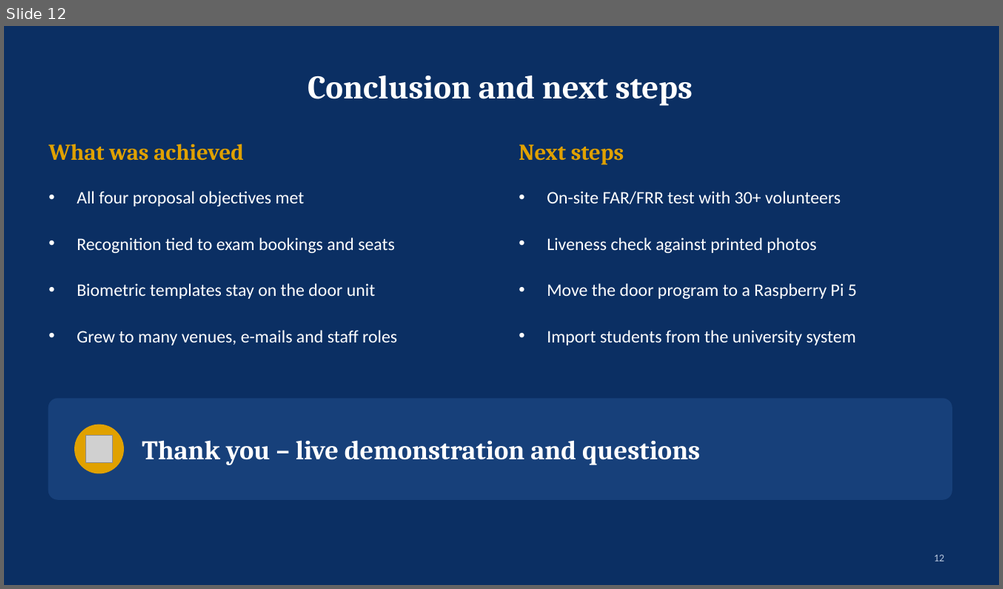
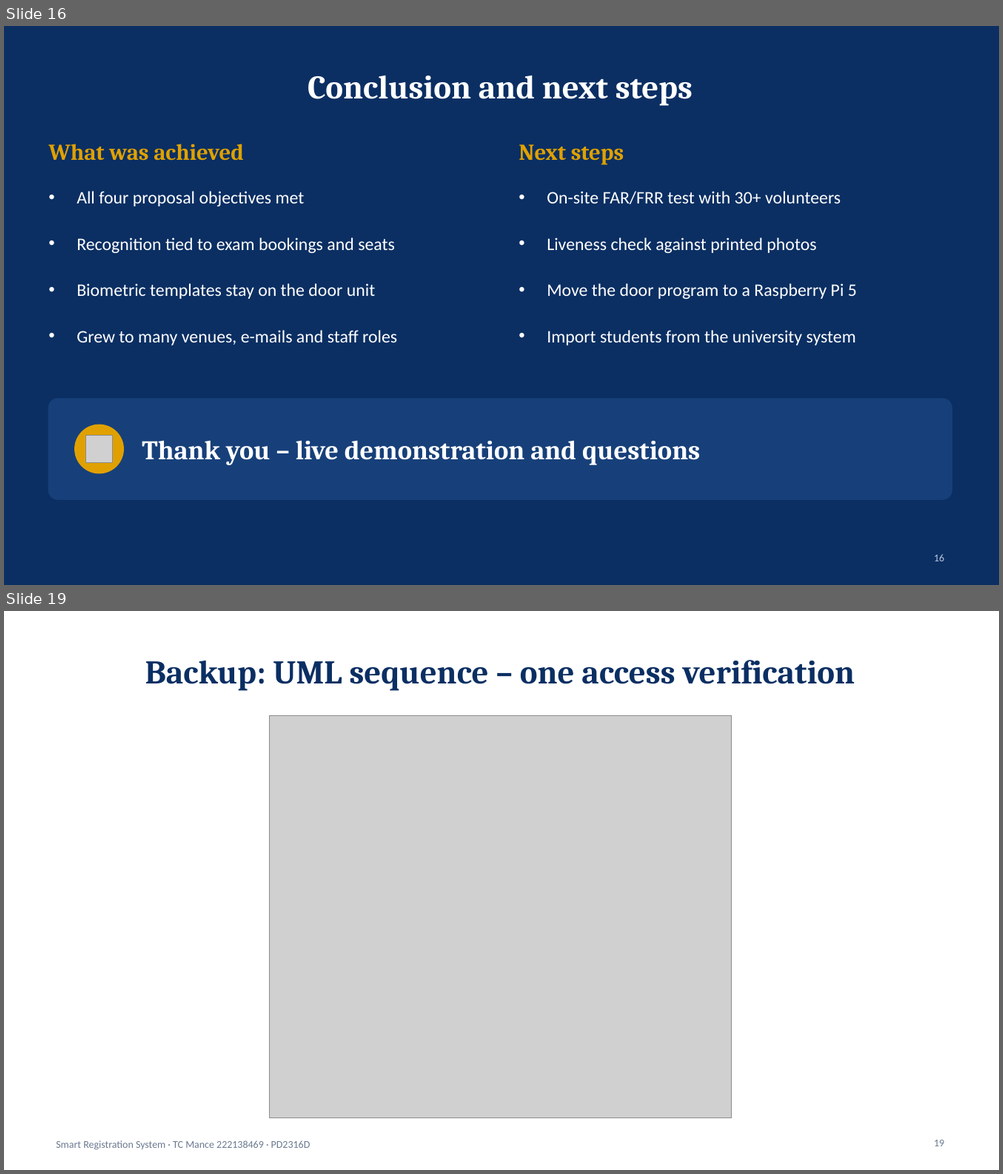
Before and after one commit to TebogoClifford/Smart_Registration_System, a slide deck: docs_out/SRS_Presentation_TC_Mance.pptx. Shown one above the other, each under a label of ours: slide 12 before the commit, slides 16 and 19 after it; the slides between them are not shown. The pictures are 1003x589 and 1003x1174 pixels, drawn with LibreOffice and Linux fonts; fonts in the diff are those of the drawing; grey boxes stand for pictures. Boxes give left, top, right and bottom in pixels: in the first picture for what was removed or moved away, otherwise in the second. Text is boxed around its words. In the diff, an @@ line names an element or a change of style, - is before the commit and + after.

```diff
--- a/docs_out/SRS_Presentation_TC_Mance.pptx
+++ b/docs_out/SRS_Presentation_TC_Mance.pptx
@@ slide 19 added at [4,611,999,1170], background #FFFFFF @@
@@ title added at [145,660,855,691], 32 pt, text #0B2F63, bold @@
+Backup: UML sequence – one access verification
@@ picture added at [270,715,731,1119] @@
@@ text added at [56,1141,310,1150], 10 pt, text #6B7A90 @@
+Smart Registration System · TC Mance 222138469 · PD2316D
@@ page number added at [933,1140,944,1147], 10 pt, text #6B7A90 @@
+19
@@ what was slide 12 is now slide 16 @@
@@ page number at [933,554,944,562]: text changed @@
-12
+16
```
Also in this commit, not shown: 2 slides changed, 7 other slides added.
